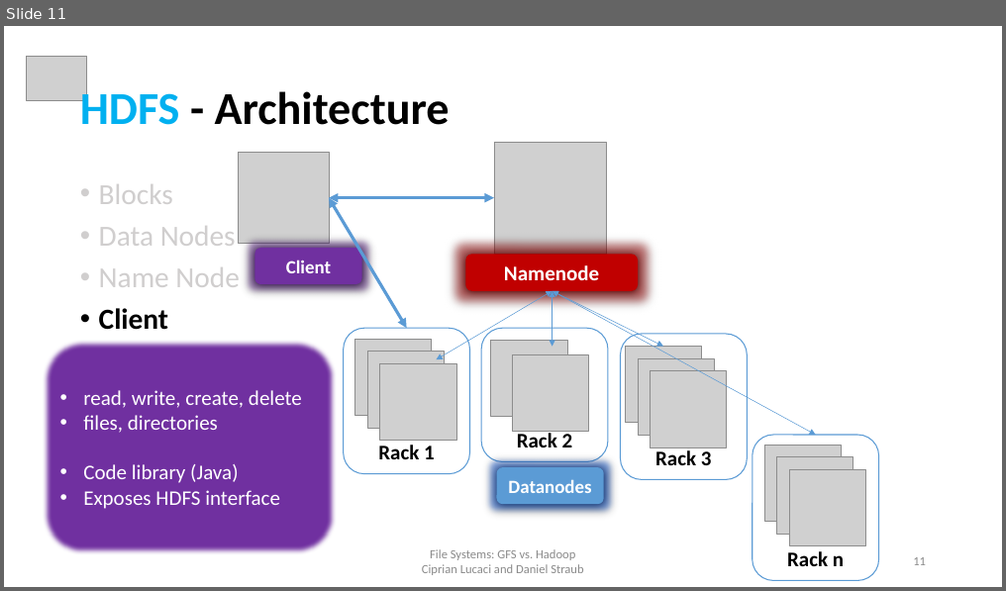
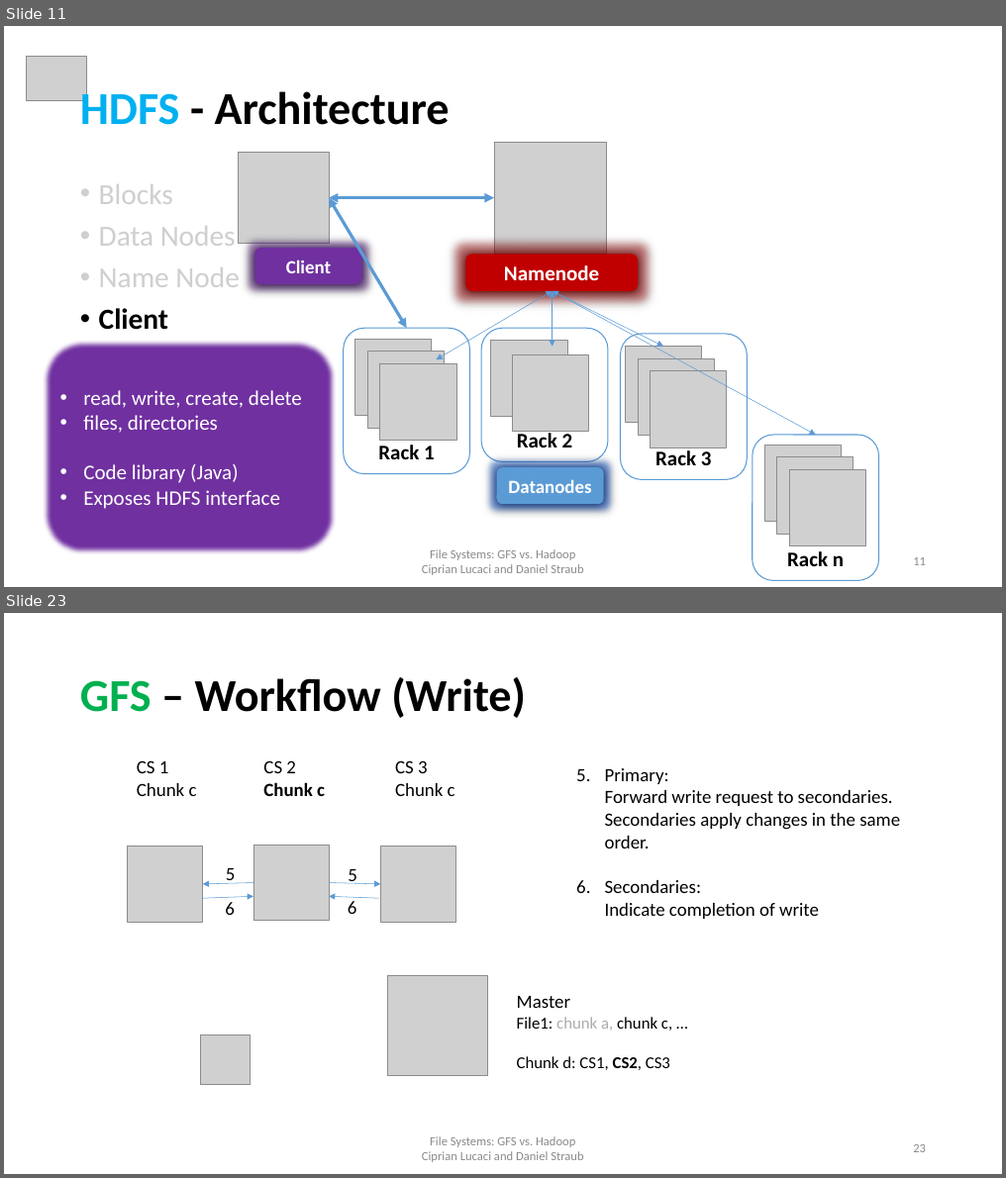
Before and after one commit to cipri7329/ss15-seminar, a slide deck: Presentation/DistributedFileSystems_Cipri.pptx. Shown one above the other, each under a label of ours: slide 11 before the commit, slides 11 and 23 after it; the slides between them are not shown. The pictures are 1006x591 and 1006x1178 pixels, drawn with LibreOffice and Linux fonts; fonts in the diff are those of the drawing; grey boxes stand for pictures; background and template pictures are left out. Boxes give left, top, right and bottom in pixels: in the first picture for what was removed or moved away, otherwise in the second. Text is boxed around its words. In the diff, an @@ line names an element or a change of style, - is before the commit and + after.

```diff
--- a/Presentation/DistributedFileSystems_Cipri.pptx
+++ b/Presentation/DistributedFileSystems_Cipri.pptx
@@ slide 23 added at (x1=4, y1=613, x2=1002, y2=1174), background #FFFFFF @@
@@ title added at (x1=80, y1=677, x2=526, y2=718), 44 pt, text #000000, bold @@
+GFS – Workflow (Write)
@@ text added at (x1=137, y1=761, x2=197, y2=796), 18 pt, text #000000 @@
+CS 1
+Chunk c
@@ text added at (x1=263, y1=761, x2=325, y2=796), 18 pt, text #000000, bold @@
+CS 2
+Chunk c
@@ text added at (x1=395, y1=761, x2=455, y2=796), 18 pt, text #000000 @@
+CS 3
+Chunk c
@@ text added at (x1=605, y1=768, x2=900, y2=919), 18 pt, text #000000 @@
+5. Primary:
+   Forward write request to secondaries.
+   Secondaries apply changes in the same order.
+6. Secondaries:
+   Indicate completion of write
@@ picture added at (x1=128, y1=847, x2=203, y2=922) @@
@@ picture added at (x1=253, y1=845, x2=329, y2=921) @@
@@ picture added at (x1=380, y1=847, x2=456, y2=922) @@
@@ text added at (x1=226, y1=868, x2=236, y2=884), 18 pt, text #000000 @@
+5
@@ text added at (x1=348, y1=869, x2=357, y2=884), 18 pt, text #000000 @@
+5
@@ arrow added from (253, 883) to (203, 884), #5B9BD5 0.5 pt @@
@@ arrow added from (203, 898) to (253, 897), #5B9BD5 0.5 pt @@
@@ text added at (x1=225, y1=902, x2=235, y2=915), 18 pt, text #000000 @@
+6
@@ arrow added from (329, 883) to (380, 884), #5B9BD5 0.5 pt @@
@@ arrow added from (380, 898) to (329, 897), #5B9BD5 0.5 pt @@
@@ text added at (x1=348, y1=901, x2=357, y2=914), 18 pt, text #000000 @@
+6
@@ picture added at (x1=388, y1=976, x2=488, y2=1076) @@
@@ text added at (x1=517, y1=996, x2=672, y2=1070), 16 pt, text #000000 @@
+Master
+File1: chunk a, chunk c, …
+Chunk d: CS1, CS2, CS3
@@ picture added at (x1=200, y1=1035, x2=251, y2=1085) @@
@@ text added at (x1=422, y1=1137, x2=583, y2=1162), 12 pt, text #8C8C8C @@
+File Systems: GFS vs. Hadoop
+Ciprian Lucaci and Daniel Straub
@@ page number added at (x1=913, y1=1145, x2=926, y2=1153), 12 pt, text #8C8C8C @@
+23
```
Also in this commit, not shown: 6 slides changed, 14 other slides added, 3 other files.
